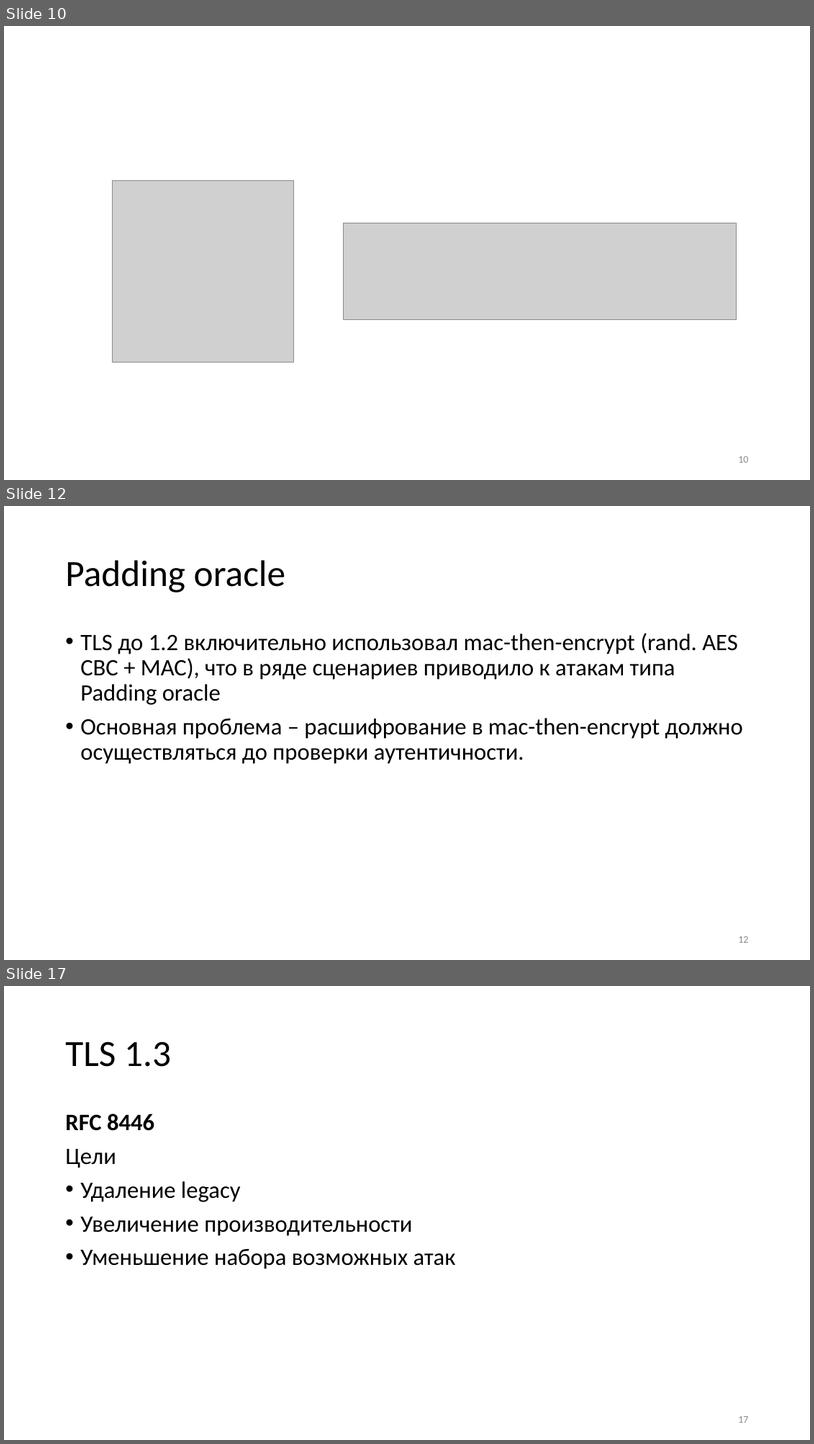
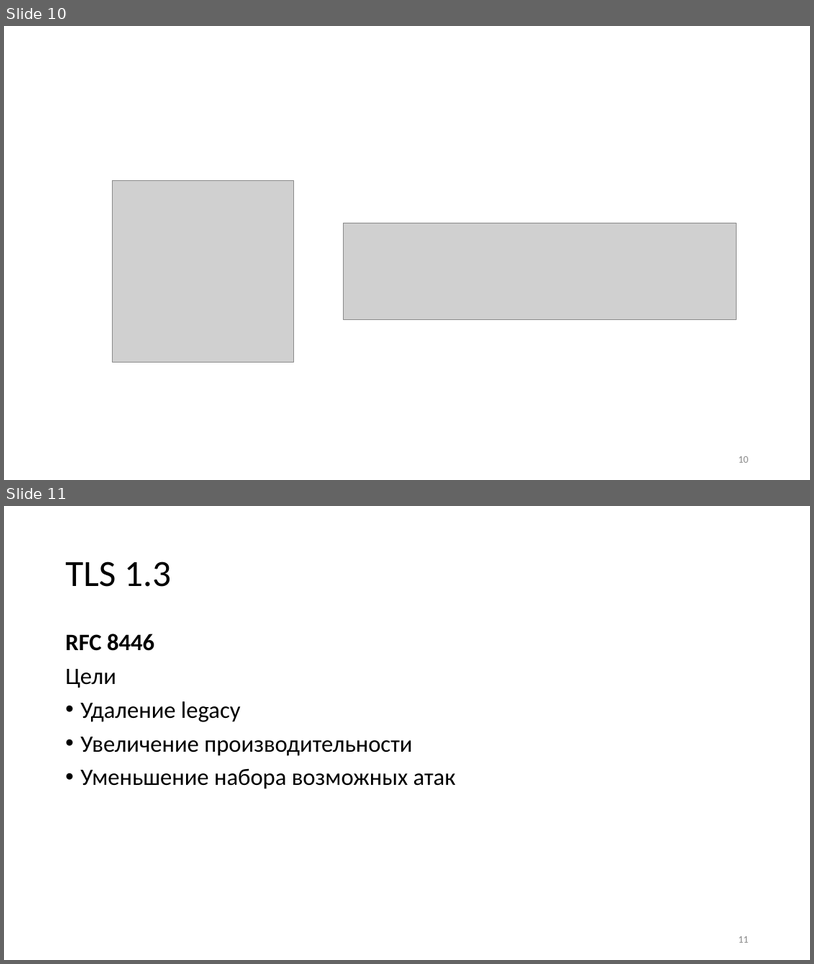
Before and after one commit to CryptoCourse/CryptoLectures, a slide deck: Lectures/Lecture0x2.pptx. Shown one above the other, each under a label of ours: slides 10, 12 and 17 before the commit, slides 10 and 11 after it; the slides between them are not shown. The pictures are 814x1444 and 814x964 pixels, drawn with LibreOffice and Linux fonts; fonts in the diff are those of the drawing; grey boxes stand for pictures. Boxes give left, top, right and bottom in pixels: in the first picture for what was removed or moved away, otherwise in the second. Text is boxed around its words. In the diff, an @@ line names an element or a change of style, - is before the commit and + after.

```diff
--- a/Lectures/Lecture0x2.pptx
+++ b/Lectures/Lecture0x2.pptx
@@ slide 12 removed at bbox=[4, 506, 810, 960], background #FFFFFF @@
@@ title removed at bbox=[65, 560, 286, 592] @@
-Padding oracle
@@ text removed at bbox=[80, 633, 743, 764] @@
-• TLS до 1.2 включительно использовал mac-then-encrypt (rand. AES CBC + MAC), что в ряде сценариев приводило к атакам типа Padding oracle
-• Основная проблема – расшифрование в mac-then-encrypt должно осуществляться до проверки аутентичности.
@@ page number removed at bbox=[738, 936, 748, 942] @@
-12
@@ what was slide 17 is now slide 11 @@
@@ page number at bbox=[738, 936, 748, 942]: text changed @@
-17
+11
```
Also in this commit, not shown: 3 slides changed, 8 slides added, 5 other slides removed, 2 other files.
